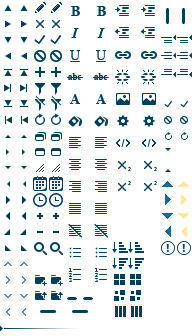
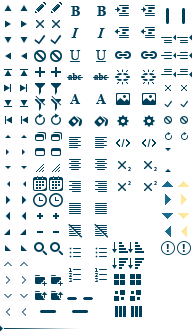
Revision of a layered 192px x 336px image; what changed, layer by layer:
added layer "small-x" in group "upload" over [165, 85, 171, 91]
added layer "small-x-hover" in group "upload" over [181, 85, 187, 91]
